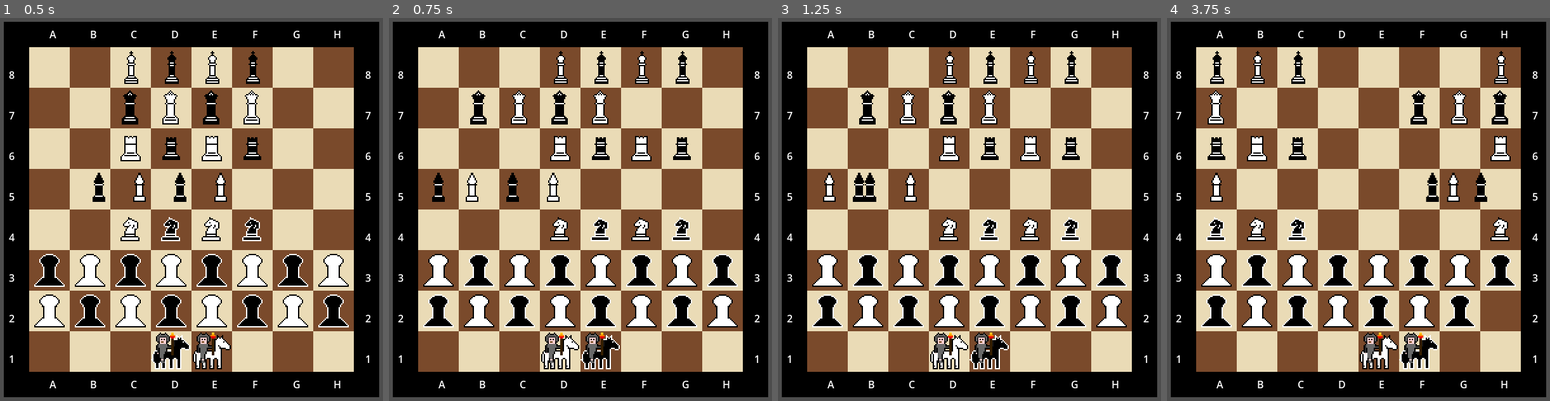
Above: before the commit, frames 1-4 (left to right).
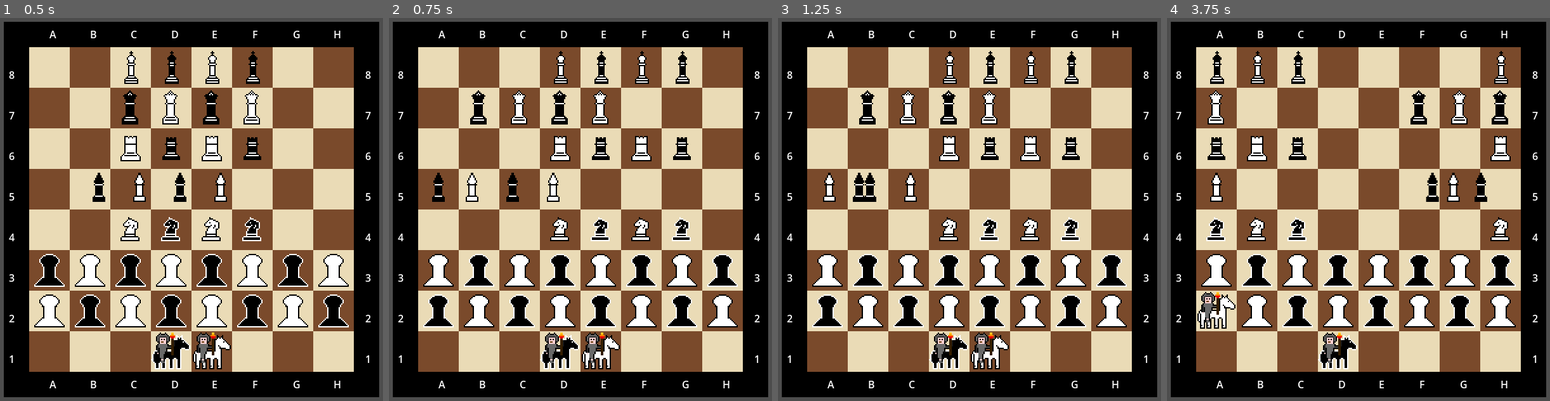
Above: after the commit, the same moments.

Repository: codebyabarrios/Pyramid-Chess
Game: Godot game, scene res://scenes/main.tscn
Two runs of this game, one before a commit and one after it. Both use one fixed random seed, a clock stepped at 60 frames per second and the inputs below.
Inputs (mouse positions are in pixels of both pictures, inside the frame that each line leads up to):
- Up to frame 1 (0.5 s): no input
- Up to frame 2 (0.75 s): tap Enter at 0.5 s; move the mouse to (695, 205) at 0.52 s; hold D (p1_right) from 0.53 s (still down); tap Left (p2_left) at 0.6 s; click (695, 205) at 0.67 s
- Up to frame 3 (1.25 s): keep holding D (p1_right)
- Up to frame 4 (3.75 s): move the mouse to (1289, 251) at 1.27 s; release D (p1_right) at 1.28 s; hold Down 1.28-2.03 s; tap one key every 0.75 s from 1.35 s: Right (p2_right) Up (p2_up) Alt Shift; move the mouse to (1423, 129) at 2.02 s; hold D (p1_right) 2.03-2.78 s; move the mouse to (1354, 316) at 2.77 s; hold W (p1_up) 2.78-3.53 s; click (1354, 316) at 2.92 s; move the mouse to (1511, 293) at 3.52 s; hold A (p1_left) from 3.53 s (still down)

Frame 1 is identical in both runs. In frame 2, 0.7% of the frame differs, in the area x 39-61%, y 82-92%; in frame 3, 0.7%; in frame 4, 2.8%, in the area x 7-92%, y 71-92%.

Commit message:
Modificando la libertad de desplazamiento de los jinetes para que n¡no puedan encontrarse ambos jinetes en una misma casilla y a su vez, les he otorgaedo la libertad de movimiento para que puedan pasar de la fila A a la H y viceversa

Diff:
--- a/scenes/main character/main_character.gd
+++ b/scenes/main character/main_character.gd
@@ -21,6 +21,7 @@
 
 func _ready():
 	$Area2D.area_entered.connect(_on_area_entered)
+	add_to_group("players")
 
 func set_side(white: bool, texture_path: String):
 	is_white = white
@@ -69,23 +70,38 @@
 
 			if buffered_move_direction != Vector2.ZERO:
 				var board_node = get_parent()
-				if board_node and board_node.has_method("remove_rider_from_matrix"):
-					board_node.remove_rider_from_matrix(self)
 
-				var nueva_pos_x = position.x + (buffered_move_direction.x * TILE_SIZE)
-				var nueva_pos_y = position.y + (buffered_move_direction.y * TILE_SIZE)
+				var new_pos_x = position.x + (buffered_move_direction.x * TILE_SIZE)
+				var new_pos_y = position.y + (buffered_move_direction.y * TILE_SIZE)
 
-				var min_limit = 0
-				var max_limit = 8 * TILE_SIZE
+				var min_limit_x = 0
+				var max_limit_x = 8 * TILE_SIZE
+				var min_limit_y = 0
+				var max_limit_y = 8 * TILE_SIZE
 
-				if nueva_pos_x > min_limit and nueva_pos_x < max_limit and nueva_pos_y > min_limit and nueva_pos_y < max_limit:
-					if board_node and board_node.has_method("remove_rider_from_matrix"):
-						board_node.remove_rider_from_matrix(self)
+				if new_pos_x > max_limit_x:
+					new_pos_x = (0 * TILE_SIZE) + (TILE_SIZE / 2)
 
-					position.x = nueva_pos_x
-					position.y = nueva_pos_y
+				elif new_pos_x < min_limit_x:
+					new_pos_x = (7 * TILE_SIZE) + (TILE_SIZE / 2)
 
-			buffered_move_direction = Vector2.ZERO
+				var allowed_movement = true
+				var all_main_characters = get_tree().get_nodes_in_group("players")
+
+				for player in all_main_characters:
+					if player != self:
+						if abs(player.position.x - new_pos_x) < 5 and abs(player.position.y - new_pos_y) < 5:
+							allowed_movement = false
+							break
+
+				if allowed_movement:
+					if new_pos_y > min_limit_y and new_pos_y < max_limit_y:
+						if board_node and board_node.has_method("remove_rider_from_matrix"):
+							board_node.remove_rider_from_matrix(self)
+						position.x = new_pos_x
+						position.y = new_pos_y
+
+					buffered_move_direction = Vector2.ZERO
 
 func _on_area_entered(touched_area: Area2D):
 	var piece = touched_area.get_parent()
